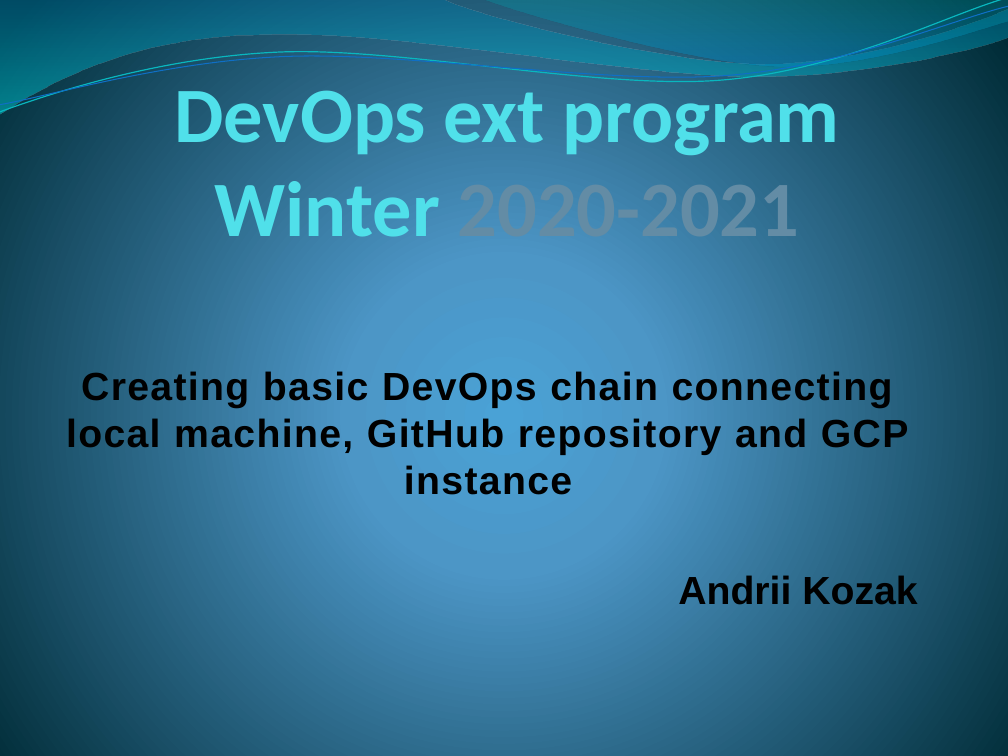
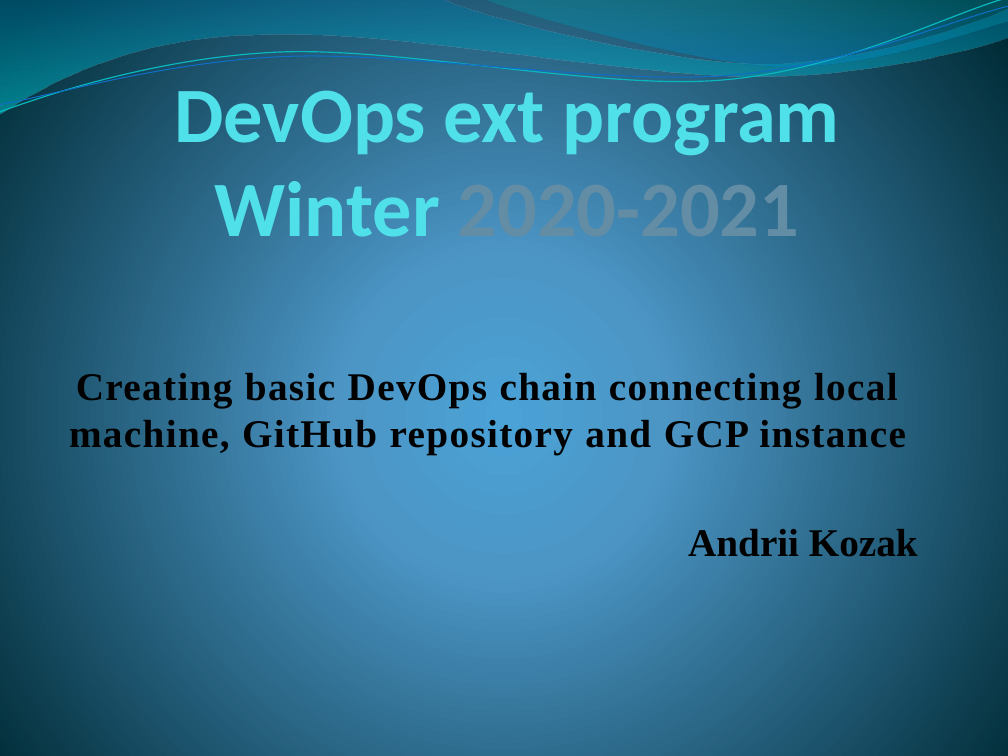
Before and after one commit to KozakAG/myProject, a slide deck: slide 1 of Andrii Kozak Final Task.pptx. Drawn at 1008x756 pixels with LibreOffice and Linux fonts; fonts in the diff are those of the drawing. Boxes give left, top, right and bottom in pixels: in the first picture for what was removed or moved away, otherwise in the second. Text is boxed around its words. In the diff, an @@ line names an element or a change of style, - is before the commit and + after.

```diff
--- a/Andrii Kozak Final Task.pptx
+++ b/Andrii Kozak Final Task.pptx
@@ subtitle "Creating basic DevOps chain connecting ..." at <box>69,372,918,557</box>: font Arial to Times New Roman @@
```
Also in this commit, not shown: 2 other slides changed, 16 slides added, 55 other files.
